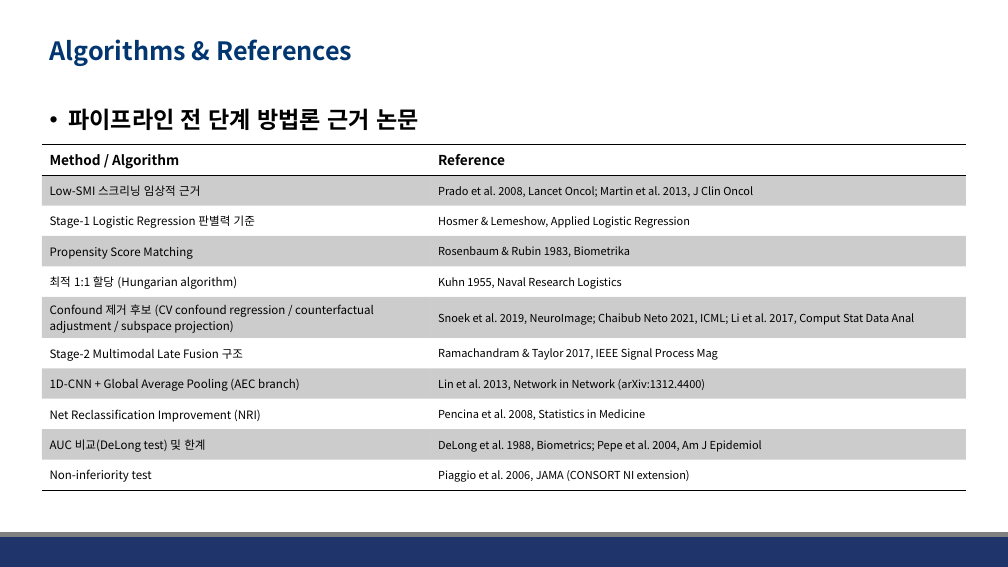
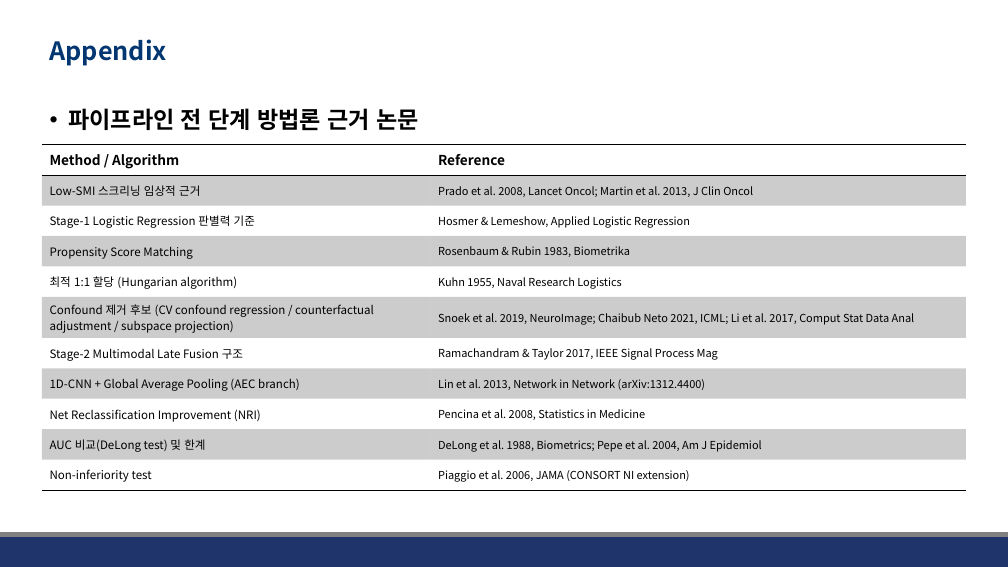
Before and after one commit to JHWannabe/Clinical_Study, a slide deck: slide 10 of docs/260724_Results_of_Residual_Algorithm.pptx (slide 2 before the commit). Drawn at 1008x567 pixels with LibreOffice and Linux fonts; fonts in the diff are those of the drawing; background and template pictures are left out. Boxes give left, top, right and bottom in pixels: in the first picture for what was removed or moved away, otherwise in the second. Text is boxed around its words. In the diff, an @@ line names an element or a change of style, - is before the commit and + after.

```diff
--- a/docs/260724_Results_of_Residual_Algorithm.pptx
+++ b/docs/260724_Results_of_Residual_Algorithm.pptx
@@ title at (50,39,167,66): text changed @@
-Algorithms & References
+Appendix
```
Also in this commit, not shown: 8 other slides changed, 2 slides added, 4 slides removed, 25 other files.
